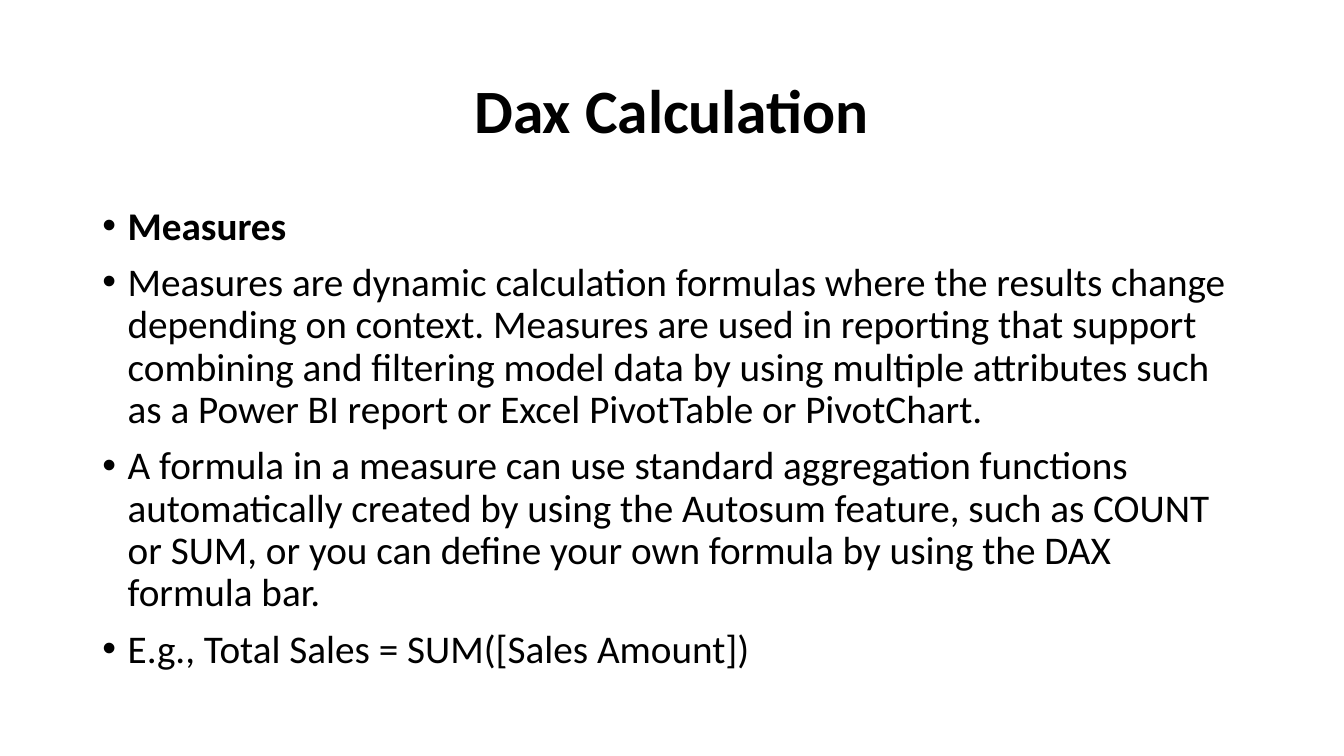
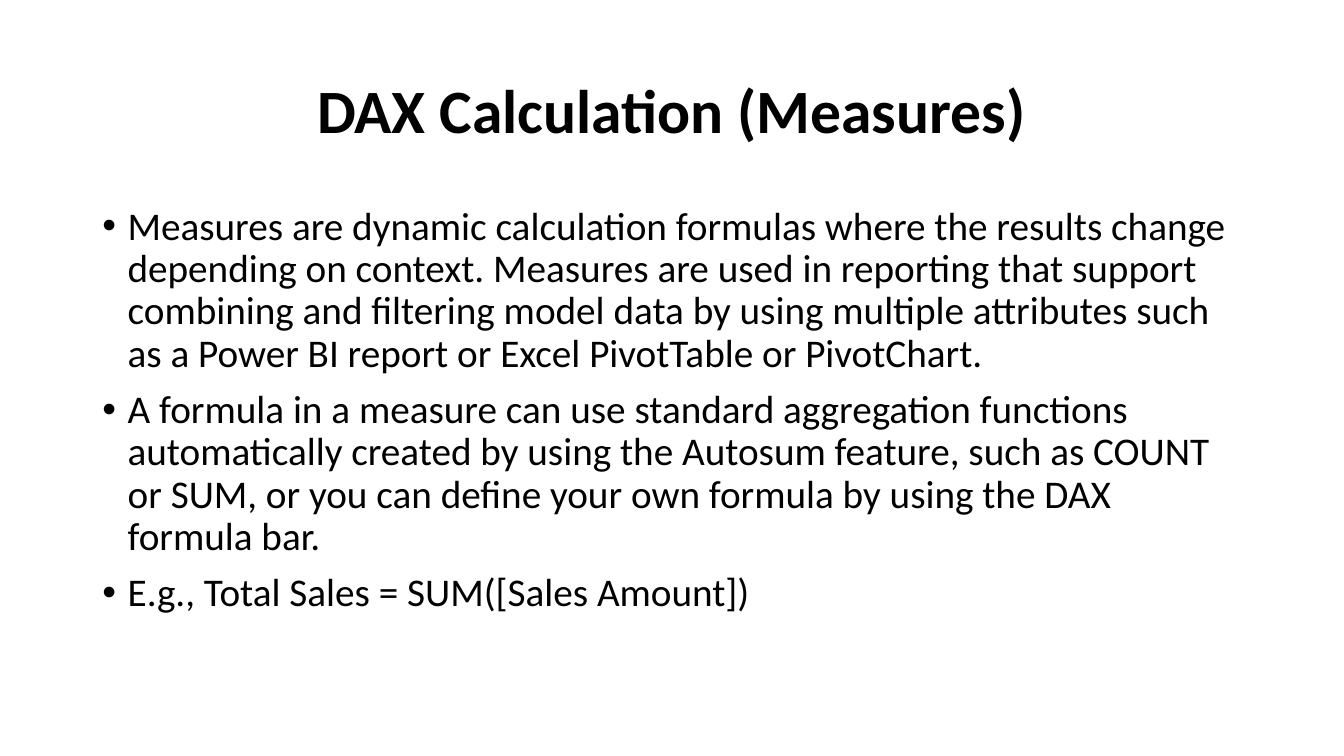
Before and after one commit to kimteespk/DADS5001-Data-Analytics-and-Data-Science-Tools-and-Programming, a slide deck: slide 3 of 13-Power-BI-Dax/DSTools-Power-BI-Dax.pptx. Drawn at 1344x756 pixels with LibreOffice and Linux fonts; fonts in the diff are those of the drawing. Boxes give left, top, right and bottom in pixels: in the first picture for what was removed or moved away, otherwise in the second. Text is boxed around its words. In the diff, an @@ line names an element or a change of style, - is before the commit and + after.

```diff
--- a/13-Power-BI-Dax/DSTools-Power-BI-Dax.pptx
+++ b/13-Power-BI-Dax/DSTools-Power-BI-Dax.pptx
@@ title at (317, 87, 1026, 142): text changed @@
-Dax Calculation
+DAX Calculation (Measures)
@@ text at (128, 214, 287, 241): paragraph removed @@
-• Measures
```
Also in this commit, not shown: 9 other slides changed, 1 slide added.
